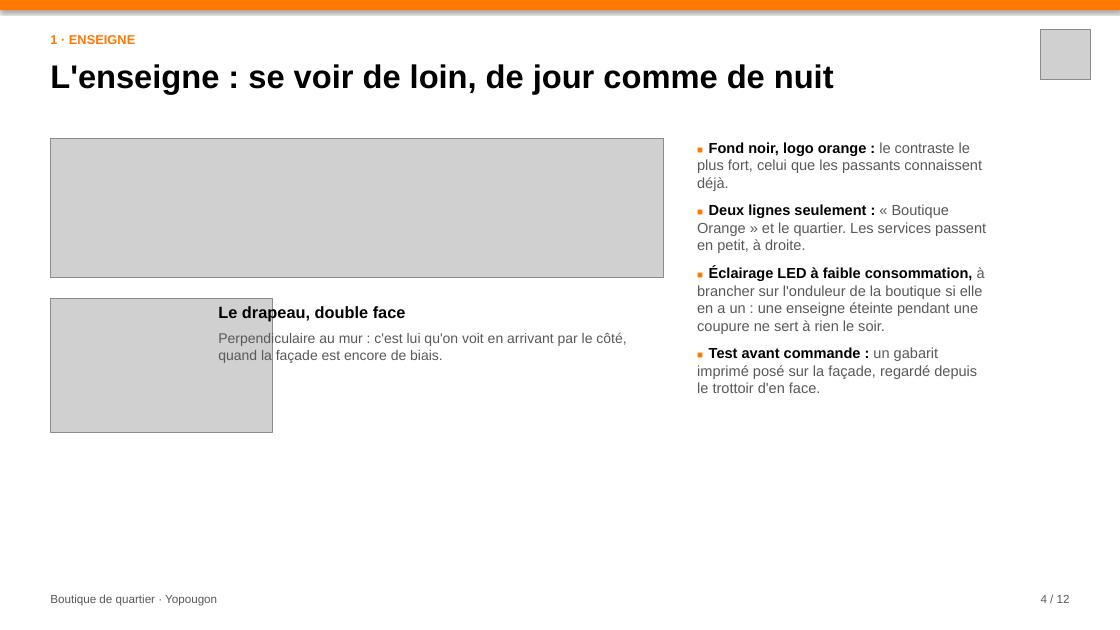
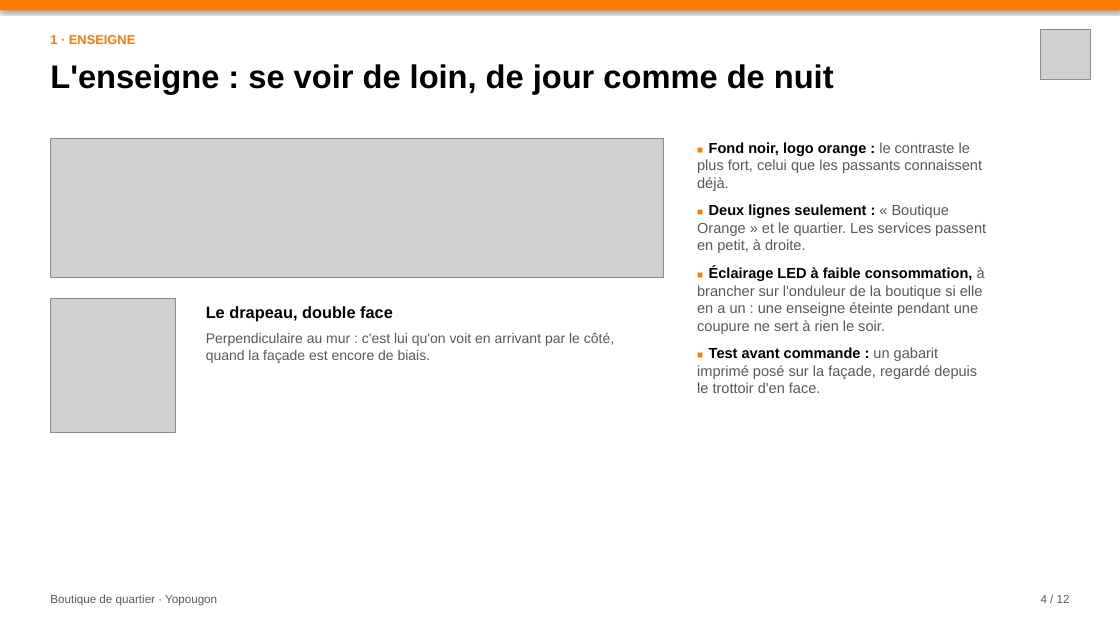
Before and after one commit to leslita06/fatima-unifood-fictif, a slide deck: slide 4 of orange-yop/deck_v1.pptx. Drawn at 1120x630 pixels with LibreOffice and Linux fonts; fonts in the diff are those of the drawing; grey boxes stand for pictures. Boxes give left, top, right and bottom in pixels: in the first picture for what was removed or moved away, otherwise in the second. Text is boxed around its words. In the diff, an @@ line names an element or a change of style, - is before the commit and + after.

Commit message:
deck v1b

```diff
--- a/orange-yop/deck_v1.pptx
+++ b/orange-yop/deck_v1.pptx
@@ picture: place and size @@
-picture at [50, 298, 272, 433]
+picture at [50, 298, 176, 433]
@@ text "Le drapeau, double face": place and size @@
-text "Le drapeau, double face" at [218, 305, 626, 363]
+text "Le drapeau, double face" at [206, 306, 614, 363]
```
Also in this commit, not shown: 1 other slide changed.
